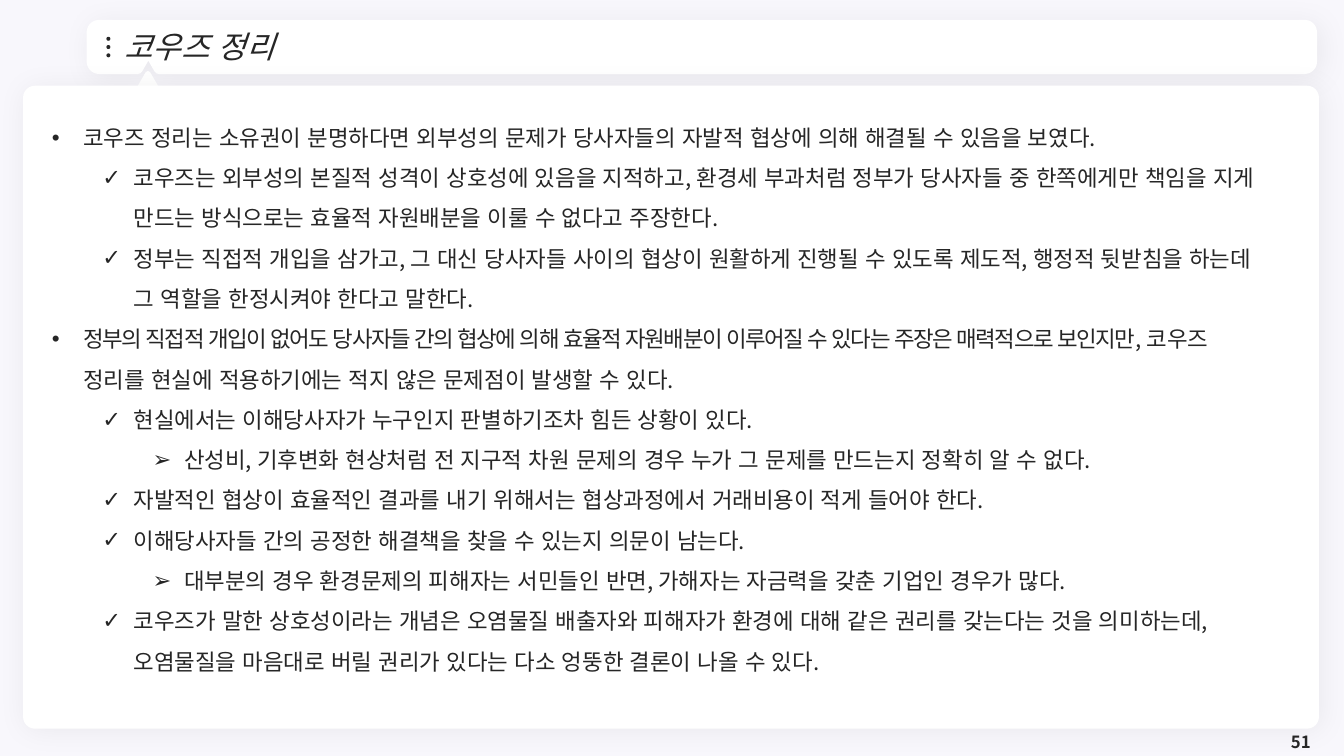
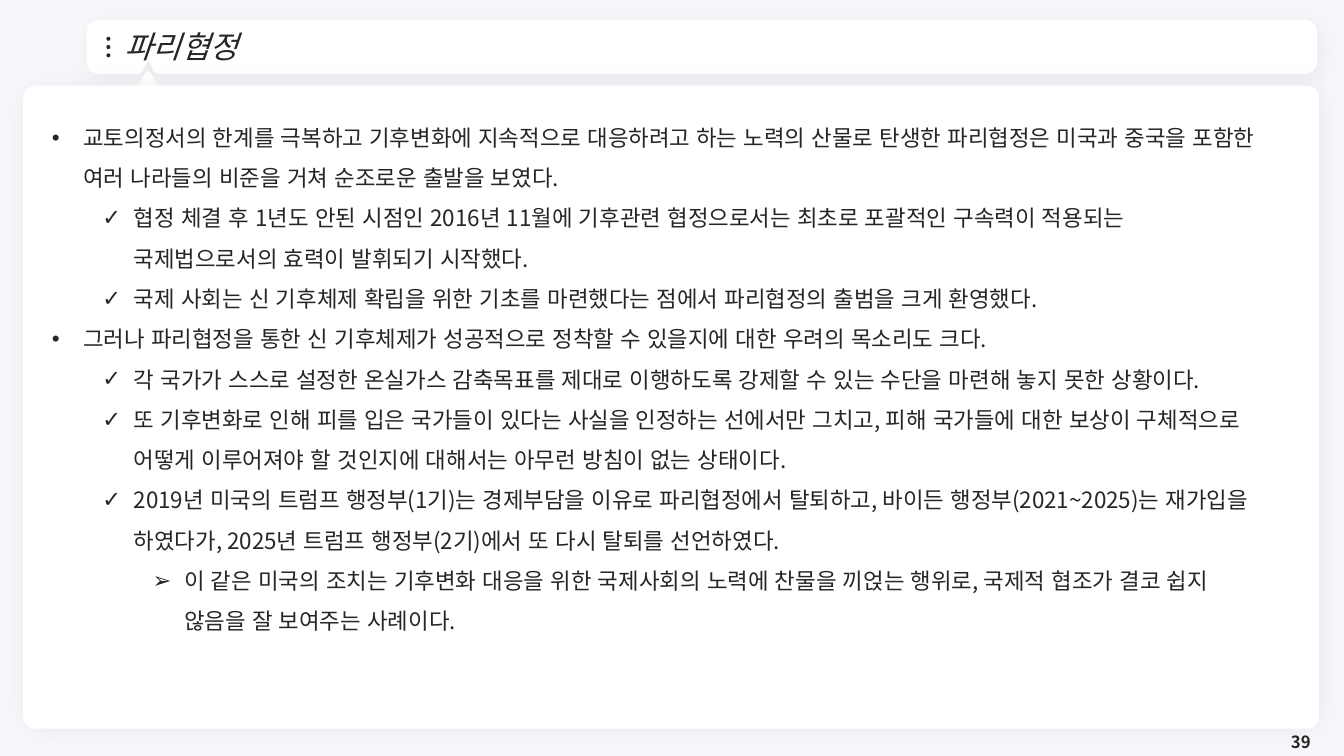
Before and after one commit to meandthey/Teaching, a slide deck: slide 39 of 재정학/01_Lectures/재정학_Chapter_7.pptx (slide 51 before the commit). Drawn at 1344x756 pixels with LibreOffice and Linux fonts; fonts in the diff are those of the drawing; background and template pictures are left out. Boxes give left, top, right and bottom in pixels: in the first picture for what was removed or moved away, otherwise in the second. Text is boxed around its words. In the diff, an @@ line names an element or a change of style, - is before the commit and + after.

```diff
--- a/재정학/01_Lectures/재정학_Chapter_7.pptx
+++ b/재정학/01_Lectures/재정학_Chapter_7.pptx
@@ title at <box>124,32,237,61</box>: text changed @@
-코우즈 정리
+파리협정
@@ text at <box>83,127,1254,631</box>: text changed @@
-• 코우즈 정리는 소유권이 분명하다면 외부성의 문제가 당사자들의 자발적 협상에 의해 해결될 수 있음을 보였다.
-  ✓ 코우즈는 외부성의 본질적 성격이 상호성에 있음을 지적하고, 환경세 부과처럼 정부가 당사자들 중 한쪽에게만 책임을 지게 만드는 방식으로는 효율적 자원배분을 이룰 수 없다고 주장한다.
-  ✓ 정부는 직접적 개입을 삼가고, 그 대신 당사자들 사이의 협상이 원활하게 진행될 수 있도록 제도적, 행정적 뒷받침을 하는데 그 역할을 한정시켜야 한다고 말한다.
-• 정부의 직접적 개입이 없어도 당사자들 간의 협상에 의해 효율적 자원배분이 이루어질 수 있다는 주장은 매력적으로 보인지만, 코우즈 정리를 현실에 적용하기에는 적지 않은 문제점이 발생할 수 있다.
-  ✓ 현실에서는 이해당사자가 누구인지 판별하기조차 힘든 상황이 있다.
-    ➢ 산성비, 기후변화 현상처럼 전 지구적 차원 문제의 경우 누가 그 문제를 만드는지 정확히 알 수 없다.
-  ✓ 자발적인 협상이 효율적인 결과를 내기 위해서는 협상과정에서 거래비용이 적게 들어야 한다.
-  ✓ 이해당사자들 간의 공정한 해결책을 찾을 수 있는지 의문이 남는다.
-    ➢ 대부분의 경우 환경문제의 피해자는 서민들인 반면, 가해자는 자금력을 갖춘 기업인 경우가 많다.
-  ✓ 코우즈가 말한 상호성이라는 개념은 오염물질 배출자와 피해자가 환경에 대해 같은 권리를 갖는다는 것을 의미하는데, 오염물질을 마음대로 버릴 권리가 있다는 다소 엉뚱한 결론이 나올 수 있다.
+• 교토의정서의 한계를 극복하고 기후변화에 지속적으로 대응하려고 하는 노력의 산물로 탄생한 파리협정은 미국과 중국을 포함한 여러 나라들의 비준을 거쳐 순조로운 출발을 보였다.
+  ✓ 협정 체결 후 1년도 안된 시점인 2016년 11월에 기후관련 협정으로서는 최초로 포괄적인 구속력이 적용되는 국제법으로서의 효력이 발휘되기 시작했다.
+  ✓ 국제 사회는 신 기후체제 확립을 위한 기초를 마련했다는 점에서 파리협정의 출범을 크게 환영했다.
+• 그러나 파리협정을 통한 신 기후체제가 성공적으로 정착할 수 있을지에 대한 우려의 목소리도 크다.
+  ✓ 각 국가가 스스로 설정한 온실가스 감축목표를 제대로 이행하도록 강제할 수 있는 수단을 마련해 놓지 못한 상황이다.
+  ✓ 또 기후변화로 인해 피를 입은 국가들이 있다는 사실을 인정하는 선에서만 그치고, 피해 국가들에 대한 보상이 구체적으로 어떻게 이루어져야 할 것인지에 대해서는 아무런 방침이 없는 상태이다.
+  ✓ 2019년 미국의 트럼프 행정부(1기)는 경제부담을 이유로 파리협정에서 탈퇴하고, 바이든 행정부(2021~2025)는 재가입을 하였다가, 2025년 트럼프 행정부(2기)에서 또 다시 탈퇴를 선언하였다.
+    ➢ 이 같은 미국의 조치는 기후변화 대응을 위한 국제사회의 노력에 찬물을 끼얹는 행위로, 국제적 협조가 결코 쉽지 않음을 잘 보여주는 사례이다.
@@ page number at <box>1291,735,1311,748</box>: text changed @@
-51
+39
```
Also in this commit, not shown: 8 other slides changed, 4 slides added, 16 slides removed, 11 other files.
